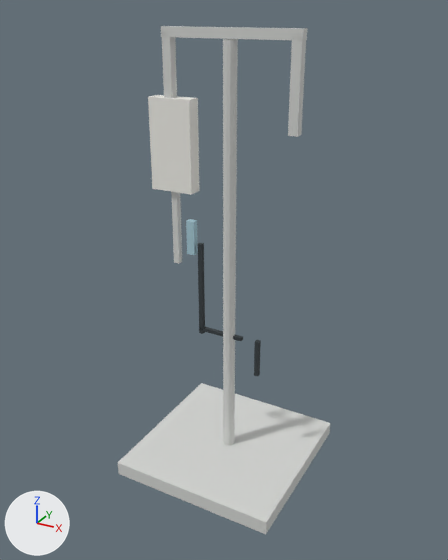
A saved change to the OBJ model assets/rooms/hospital_ward/clean/iv_stand.obj.
Before and after are seen from a 50 mm lens placed at (1.069, -1.988, 1.839), pointed at (-0.012, -0.023, 0.857). Every picture has the same lights, and +X, +Y and +Z are marked at lower left. The older version comes first. Where no turn or scale is listed for an object, it has been applied to the vertices.

Before the edit, the objects in view are built like this:
```python
me_ward_iv_stand = bpy.data.meshes.new('ward_iv_stand')
me_ward_iv_stand.from_pydata(...)  # 112 vertices, 80 faces; spans x -0.35..0.35, y -0.35..0.35, z 0.0..1.78
# faces by material slot: [44, 6, 12, 18]
me_ward_iv_stand.materials.append(mat_metal)  # light grey #d4d6d3
me_ward_iv_stand.materials.append(mat_bed_sheet)  # white #efede7
me_ward_iv_stand.materials.append(mat_fluid_blue)  # cyan #a6c8d4
me_ward_iv_stand.materials.append(mat_rubber_dark)  # dark grey #353c3f
# before: 80 (-0.14, 0.01, 0.58), 81 (-0.12, 0.01, 0.58) at pixel (205, 332), 82 (-0.12, 0.01, 0.98) at pixel (203, 243), 83 (-0.14, 0.01, 0.98) at pixel (199, 242), 84 (-0.14, -0.01, 0.58) at pixel (199, 332)
# before: 85 (-0.12, -0.01, 0.58) at pixel (202, 333), 86 (-0.12, -0.01, 0.98) at pixel (201, 244), 87 (-0.14, -0.01, 0.98) at pixel (197, 243), 88 (-0.14, 0.01, 0.59), 89 (0.06, 0.01, 0.59) at pixel (243, 339)
# before: 90 (0.06, 0.01, 0.61) at pixel (243, 336), 91 (-0.14, 0.01, 0.61), 92 (-0.14, -0.01, 0.59) at pixel (198, 330), 93 (0.06, -0.01, 0.59) at pixel (241, 341), 94 (0.06, -0.01, 0.61) at pixel (241, 338)
# before: 95 (-0.14, -0.01, 0.61) at pixel (198, 327)
ob_ward_iv_stand = bpy.data.objects.new('ward_iv_stand', me_ward_iv_stand)
ob_ward_iv_stand.location = (0.0, 0.0, 0.0)
```
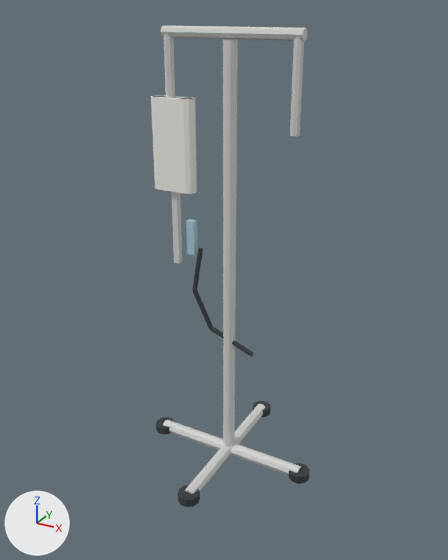
The edits, one by one:
me_ward_iv_stand is used by ob_ward_iv_stand; location (0.0, 0.0, 0.0).
Verts and faces of me_ward_iv_stand; kept vertices keep their numbers, new ones are numbered from 112.
me_ward_iv_stand had 112 vertices, 80 faces and spanned x -0.35..0.35, y -0.35..0.35, z 0.0..1.78.
me_ward_iv_stand now has 314 vertices, 209 faces and spans x -0.38..0.38, y -0.38..0.38, z 0.0..1.78.
me_ward_iv_stand part 1: a new loose piece, an 8-sided cylinder along z spanning x -0.268..-0.232, y -0.018..0.018, z 1.44..1.76, in mat_metal (light grey #d4d6d3).
me_ward_iv_stand part 2: a new loose piece, an 8-sided cylinder along z spanning x 0.232..0.268, y -0.018..0.018, z 1.44..1.76, in mat_metal (light grey #d4d6d3).
me_ward_iv_stand part 3: a new loose piece, an 8-sided cylinder along x spanning x -0.34..0.34, y -0.026..0.026, z 0.004..0.056, in mat_metal (light grey #d4d6d3).
me_ward_iv_stand part 4: a new loose piece, an 8-sided cylinder along y spanning x -0.026..0.026, y -0.34..0.34, z 0.004..0.056, in mat_metal (light grey #d4d6d3).
me_ward_iv_stand part 5: a new loose piece, a 10-sided cylinder along z spanning x -0.385..-0.295, y -0.043..0.043, z 0.007..0.043, in mat_rubber_dark (dark grey #353c3f).
me_ward_iv_stand part 6: a new loose piece, a 10-sided cylinder along z spanning x 0.295..0.385, y -0.043..0.043, z 0.007..0.043, in mat_rubber_dark (dark grey #353c3f).
me_ward_iv_stand part 7: a new loose piece, a 10-sided cylinder along z spanning x -0.045..0.045, y 0.297..0.383, z 0.007..0.042, in mat_rubber_dark (dark grey #353c3f).
me_ward_iv_stand part 8: a new loose piece, a 10-sided cylinder along z spanning x -0.045..0.045, y -0.383..-0.297, z 0.008..0.043, in mat_rubber_dark (dark grey #353c3f).
me_ward_iv_stand part 9: the loose piece of 8 vertices spanning x -0.33..-0.15, y -0.03..0.03, z 1.18..1.53 is rebuilt with 64 vertices and now spans x -0.33..-0.15, y -0.03..0.03, z 1.18..1.53.
me_ward_iv_stand part 10: a new loose piece of 14 vertices spanning x -0.16..-0.12, y -0.03..0.01, z 0.78..0.96, in mat_rubber_dark (dark grey #353c3f).
me_ward_iv_stand part 11: a new loose piece of 14 vertices spanning x -0.16..-0.07, y -0.03..0.0, z 0.62..0.78, in mat_rubber_dark (dark grey #353c3f).
me_ward_iv_stand part 12: a new loose piece of 14 vertices spanning x -0.08..0.11, y -0.02..0.01, z 0.53..0.63, in mat_rubber_dark (dark grey #353c3f).
me_ward_iv_stand part 13: the loose piece of 8 vertices spanning x 0.12..0.14, y -0.01..0.01, z 0.45..0.61 is deleted.
me_ward_iv_stand part 14: the loose piece of 8 vertices spanning x -0.35..0.35, y -0.35..0.35, z 0.0..0.06 is deleted.
Part 15, on me_ward_iv_stand:
20 vertices are removed from x -0.27..0.27, y -0.02..0.02, z 1.44..1.78.
18 faces are deleted.
6 vertices are added at (-0.27, -0.01, 1.75), (-0.27, 0.0, 1.74), (-0.27, 0.01, 1.75), (-0.27, 0.01, 1.77), (-0.27, 0.0, 1.78), (-0.27, -0.01, 1.77).
6 new vertices lie (0.54, 0.0, 0.0) away from vertices in x -0.27, y -0.01..0.01, z 1.74..1.78.
10 new faces join them, mat_metal (light grey #d4d6d3).
Part 16, on me_ward_iv_stand:
Vertices deleted: 80 to 95 (with the faces that use them).

Changed parts and their boxes [x1, y1, x2, y2] in the pictures (448 x 560 px):
'ward_iv_stand', reshaped (25% narrower): before [118, 26, 330, 534]; after [151, 26, 310, 507]
part 1 of me_ward_iv_stand, added: after [164, 33, 175, 98]
part 2 of me_ward_iv_stand, added: after [290, 37, 304, 136]
part 3 of me_ward_iv_stand, added: after [163, 420, 301, 475]
part 4 of me_ward_iv_stand, added: after [185, 404, 265, 494]
part 5 of me_ward_iv_stand, added: after [156, 417, 175, 435]
part 6 of me_ward_iv_stand, added: after [289, 463, 310, 484]
part 7 of me_ward_iv_stand, added: after [253, 401, 271, 417]
part 8 of me_ward_iv_stand, added: after [178, 485, 200, 507]
part 9 of me_ward_iv_stand, rebuilt (10% narrower): before [148, 95, 199, 195]; after [151, 95, 197, 194]
part 10 of me_ward_iv_stand, added: after [192, 248, 203, 291]
part 11 of me_ward_iv_stand, added: after [193, 291, 213, 329]
part 12 of me_ward_iv_stand, added: after [210, 327, 254, 357]
part 13 of me_ward_iv_stand, deleted: before [254, 340, 261, 376]
part 14 of me_ward_iv_stand, deleted: before [118, 383, 330, 534]
part 15 of me_ward_iv_stand, cut back: before [161, 26, 307, 137]; after [161, 26, 307, 41]
part 16 of me_ward_iv_stand, deleted: before [198, 243, 243, 341]
